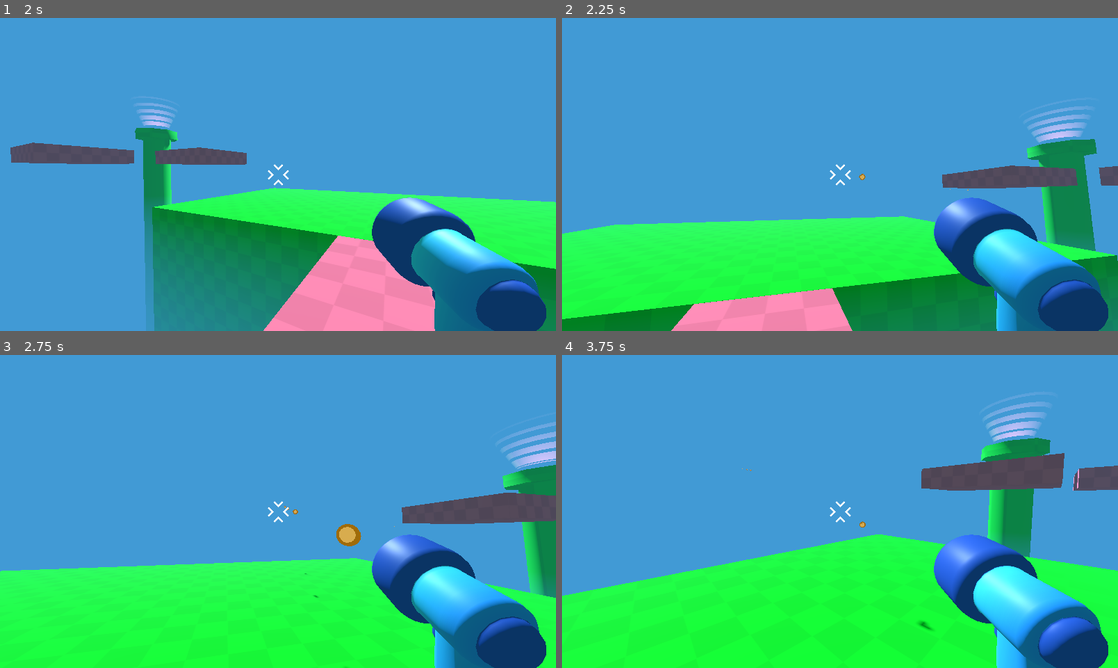
Above: before the commit, frames 1-4 (two rows, left to right).
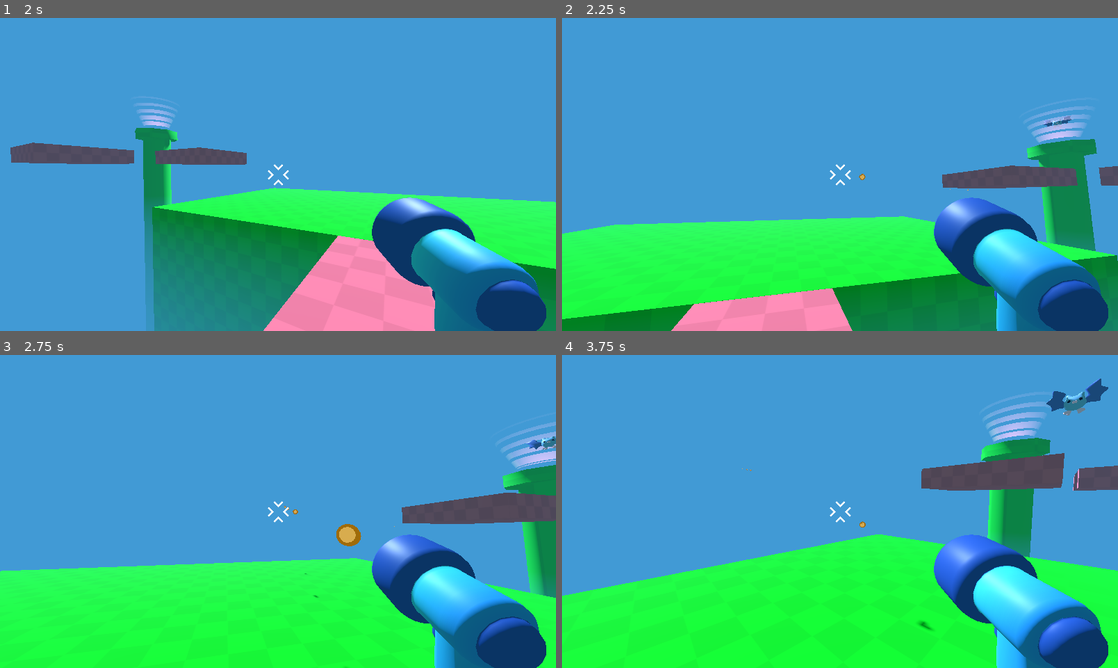
Above: after the commit, the same moments.

Repository: johnf008/Real3DGame
Game: Godot game, scene res://Game.tscn
The game is run twice, just before and just after one commit, with the same random seed, the same clock (stepped at 60 frames per second) and the same inputs.
Inputs (mouse positions are in pixels of both pictures, inside the frame that each line leads up to):
- Up to frame 1 (2 s): tap Enter at 0.5 s; move the mouse to (305, 174) at 0.52 s; press the mouse at (305, 174) at 0.53 s; hold W (move_forward) from 0.53 s (still down); tap Space (jump) at 0.77, 1.52 s; move the mouse to (250, 174) at 1.27 s; release the mouse at (250, 174) at 1.28 s; tap Shift (sprint) at 1.35 s
- Up to frame 2 (2.25 s): keep holding W (move_forward); move the mouse to (851, 168) at 2.02 s; press the mouse at (851, 168) at 2.03 s
- Up to frame 3 (2.75 s): keep holding W (move_forward)
- Up to frame 4 (3.75 s): keep holding W (move_forward); move the mouse to (834, 517) at 2.77 s; release the mouse at (834, 517) at 2.78 s; tap Shift (sprint) at 2.85 s; tap Space (jump) at 3.02 s; move the mouse to (878, 514) at 3.52 s; press the mouse at (878, 514) at 3.53 s

Frame 1 is identical in both runs. In frame 2, less than 0.1% of the frame differs, in the area x 86-92%, y 31-36%; in frame 3, 0.1%; in frame 4, 0.5%, in the area x 87-99%, y 7-20%.

Commit message:
Bats now fly from the pipes, but they don't  take damage

Diff:
--- /dev/null
+++ b/pipe.gd
@@ -0,0 +1,13 @@
+extends Node3D
+
+@export var mob_to_spawn: PackedScene = null
+
+@onready var pipe_spawn_timer: Timer = %PipeSpawnTimer
+@onready var pipe_marker: Marker3D = %PipeMarker
+
+
+func _on_pipe_spawn_timer_timeout() -> void:
+	var new_mob = mob_to_spawn.instantiate()
+	add_child(new_mob)
+	new_mob.global_position = pipe_marker.global_position
+	print("Chat is this even executing?")
--- a/pipe.tscn
+++ b/pipe.tscn
@@ -1,7 +1,9 @@
-[gd_scene load_steps=9 format=4 uid="uid://cieek8qtvo6nv"]
+[gd_scene load_steps=11 format=4 uid="uid://cieek8qtvo6nv"]
 
+[ext_resource type="Script" uid="uid://cmio7mssqhyrh" path="res://pipe.gd" id="1_1uqvy"]
 [ext_resource type="Material" uid="uid://2a5sblvo4b8n" path="res://level/mainplatform.tres" id="1_bepn3"]
 [ext_resource type="Texture2D" uid="uid://6kebcy8fvern" path="res://level/checkboard.png" id="2_78010"]
+[ext_resource type="PackedScene" uid="uid://dni7cq3tcfh5d" path="res://mob/mob.tscn" id="2_i3wvs"]
 [ext_resource type="Shader" uid="uid://cfnwyva3u4qeb" path="res://mob/spawner/spawner_halo.gdshader" id="3_arayy"]
 
 [sub_resource type="StandardMaterial3D" id="StandardMaterial3D_arayy"]
@@ -46,7 +48,9 @@
 blend_shape_mode = 0
 shadow_mesh = SubResource("ArrayMesh_61rv2")
 
-[node name="Node3D" type="Node3D"]
+[node name="Pipe" type="Node3D"]
+script = ExtResource("1_1uqvy")
+mob_to_spawn = ExtResource("2_i3wvs")
 
 [node name="CSGCylinder3D" type="CSGCylinder3D" parent="."]
 transform = Transform3D(2.41625, 0, 0, 0, 30.8041, 0, 0, 0, 2.41625, 0, -26.2216, 0)
@@ -70,3 +74,14 @@
 material_override = SubResource("ShaderMaterial_1uqvy")
 mesh = SubResource("ArrayMesh_i3wvs")
 skeleton = NodePath("")
+
+[node name="PipeMarker" type="Marker3D" parent="."]
+unique_name_in_owner = true
+transform = Transform3D(1, 0, 0, 0, 1, 0, 0, 0, 1, 0, 7, 0)
+
+[node name="PipeSpawnTimer" type="Timer" parent="."]
+unique_name_in_owner = true
+wait_time = 2.0
+autostart = true
+
+[connection signal="timeout" from="PipeSpawnTimer" to="." method="_on_pipe_spawn_timer_timeout"]
Not shown, added: pipe.gd.uid
